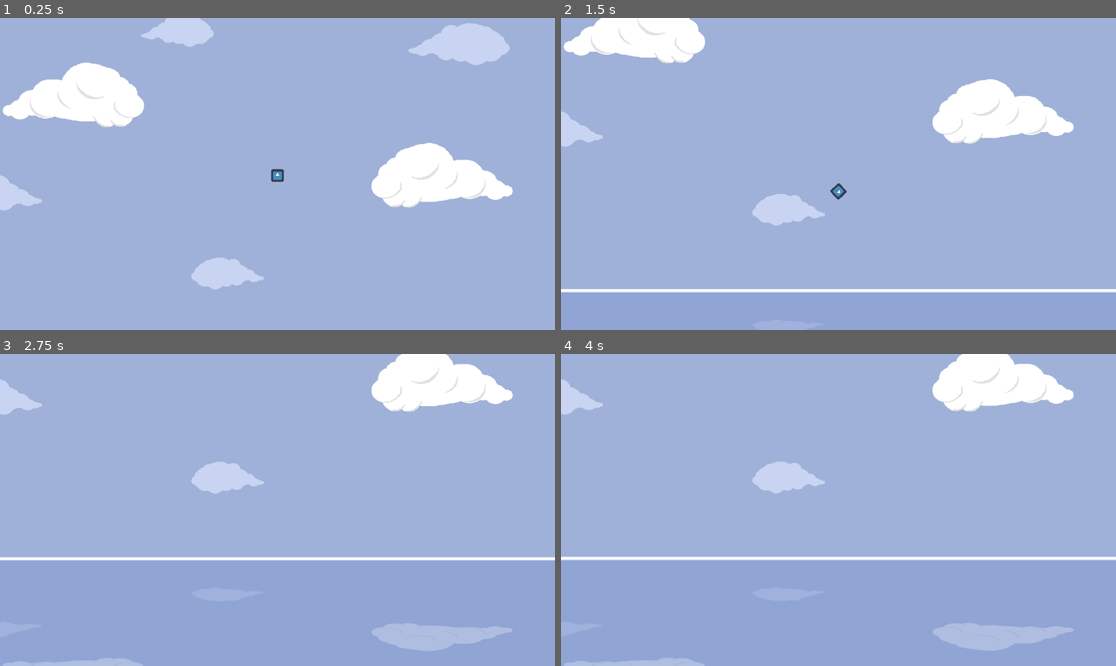
Above: before the commit, frames 1-4 (two rows, left to right).
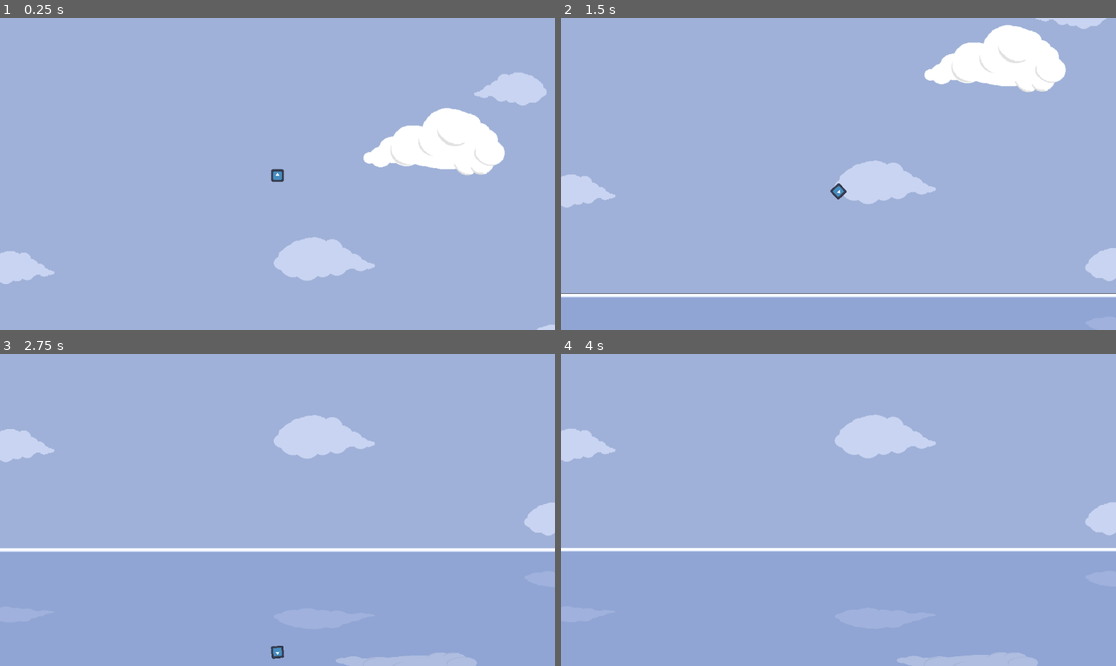
Above: after the commit, the same moments.

Repository: NicolasLaure/AceStrider
Game: Godot game, scene res://Scenes/nico_test_scene.tscn
The game is run twice, just before and just after one commit, with the same random seed, the same clock (stepped at 60 frames per second) and the same inputs. The engine's default icon, where the game draws it, is replaced by a stand-in: a white triangle on a blue panel in a dark square.
Inputs:
- Up to frame 1 (0.25 s): no input
- Up to frame 2 (1.5 s): hold D 0.53-1.28 s; hold A from 1.28 s (still down)
- Up to frame 3 (2.75 s): release A at 2.03 s; hold D from 2.03 s (still down)
- Up to frame 4 (4 s): release D at 2.78 s; hold W (Thrust) 2.78-3.53 s; tap Enter at 3.5 s; hold A from 3.53 s (still down)

The runs differ from the first frame. In frame 1, 15% of the frame differs, in the area x 0-100%, y 0-100%; in frame 2, 16%, in the area x 0-100%, y 0-90%; in frame 3, 12%; in frame 4, 12%.

Commit message:
Add Parallax

Diff:
--- a/Scenes/nico_test_scene.tscn
+++ b/Scenes/nico_test_scene.tscn
@@ -13,35 +13,63 @@
 [node name="LevelScene" type="Node2D"]
 position = Vector2(1, 0)
 
-[node name="Background" type="Node" parent="."]
+[node name="ParallaxBackground" type="ParallaxBackground" parent="."]
+follow_viewport_enabled = true
+scroll_ignore_camera_zoom = true
 
-[node name="Sea" type="Sprite2D" parent="Background"]
-position = Vector2(0, 540)
+[node name="BackGround" type="ParallaxLayer" parent="ParallaxBackground"]
+position = Vector2(1, 0)
+motion_scale = Vector2(0.2, 0.2)
+
+[node name="Sea" type="Sprite2D" parent="ParallaxBackground/BackGround"]
+texture_repeat = 2
+position = Vector2(-1, 525)
+scale = Vector2(1, 1.09091)
 texture = ExtResource("1_ad2th")
+region_enabled = true
+region_rect = Rect2(0, 0, 12288, 330)
 
-[node name="Sky" type="Node" parent="Background"]
-
-[node name="Reflection" type="Sprite2D" parent="Background/Sky"]
+[node name="Reflection" type="Sprite2D" parent="ParallaxBackground/BackGround"]
 modulate = Color(1, 1, 1, 0.266667)
 z_index = 1
-position = Vector2(0, 541.25)
-scale = Vector2(1, 0.433)
+texture_repeat = 2
+position = Vector2(-1, 510.5)
+scale = Vector2(1, 0.501976)
 texture = ExtResource("2_aqb6c")
 flip_v = true
+region_enabled = true
+region_rect = Rect2(0, 0, 12288, 759)
 
-[node name="Sky" type="Sprite2D" parent="Background/Sky"]
+[node name="Sky" type="Sprite2D" parent="ParallaxBackground/BackGround"]
 z_index = -3
+texture_repeat = 2
+position = Vector2(-1, 12.5)
+scale = Vector2(1, 1.03906)
 texture = ExtResource("3_shqj2")
+region_enabled = true
+region_rect = Rect2(0, 0, 12288, 640)
 
-[node name="Clouds" type="Sprite2D" parent="Background/Sky/Sky"]
+[node name="Limit" type="Sprite2D" parent="ParallaxBackground/BackGround"]
+z_index = -4
+texture_repeat = 2
+position = Vector2(-0.500214, -321.039)
+scale = Vector2(0.999919, 1.02867)
+texture = ExtResource("5_xuvjp")
+region_enabled = true
+region_rect = Rect2(0, 0, 12288, 754)
+
+[node name="ForeGround" type="ParallaxLayer" parent="ParallaxBackground"]
+motion_scale = Vector2(0.3, 0.3)
+
+[node name="Clouds" type="Sprite2D" parent="ParallaxBackground/ForeGround"]
 z_index = -2
 z_as_relative = false
+texture_repeat = 2
+position = Vector2(0, 12.5)
+scale = Vector2(1, 1.03906)
 texture = ExtResource("4_gk851")
-
-[node name="Limit" type="Sprite2D" parent="Background/Sky/Sky"]
-z_index = -4
-position = Vector2(0, -320)
-texture = ExtResource("5_xuvjp")
+region_enabled = true
+region_rect = Rect2(0, 0, 12288, 758)
 
 [node name="Player" type="CharacterBody2D" parent="."]
 slide_on_ceiling = false
